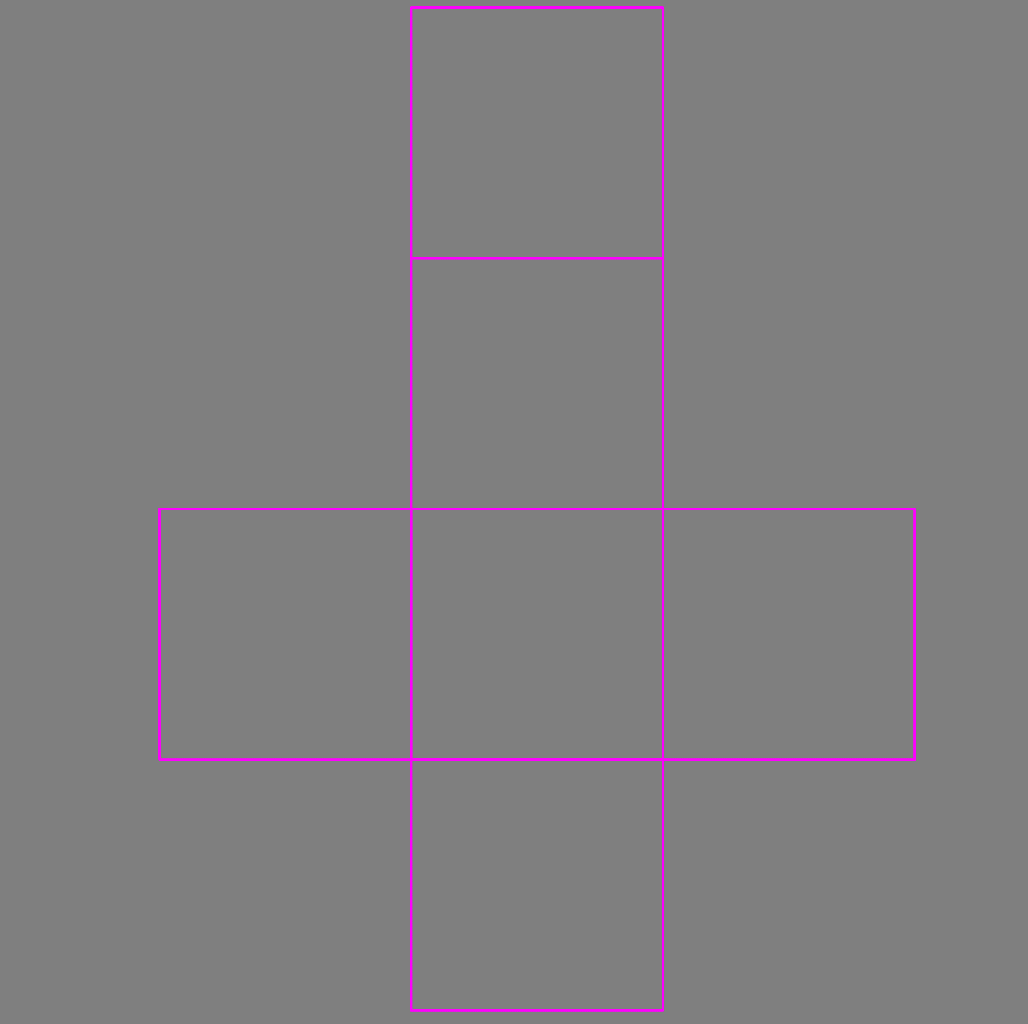
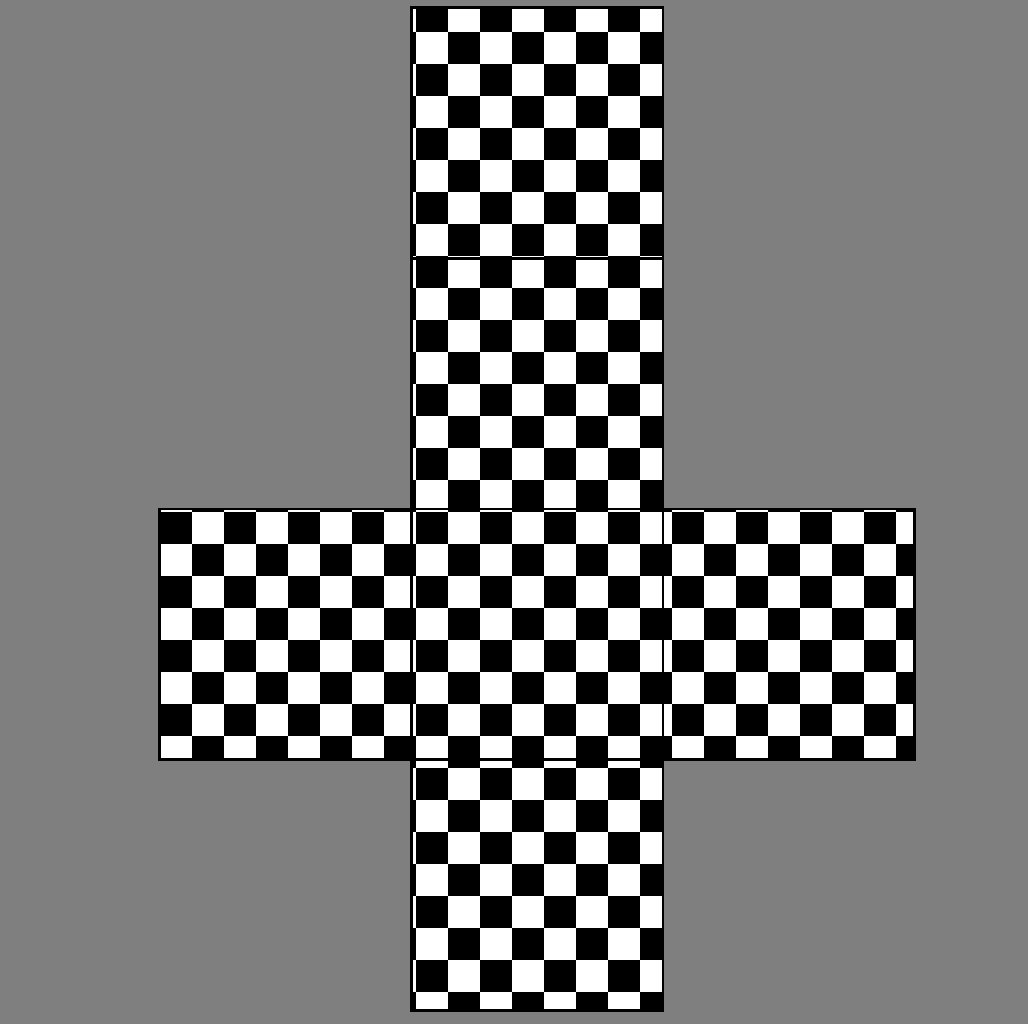
Revision of a layered 1028 x 1024 image; what changed, layer by layer:
hid "Layer" over [158, 6, 916, 1012]
added layer "Ebene 1" above "Background" over [158, 6, 916, 1012]
